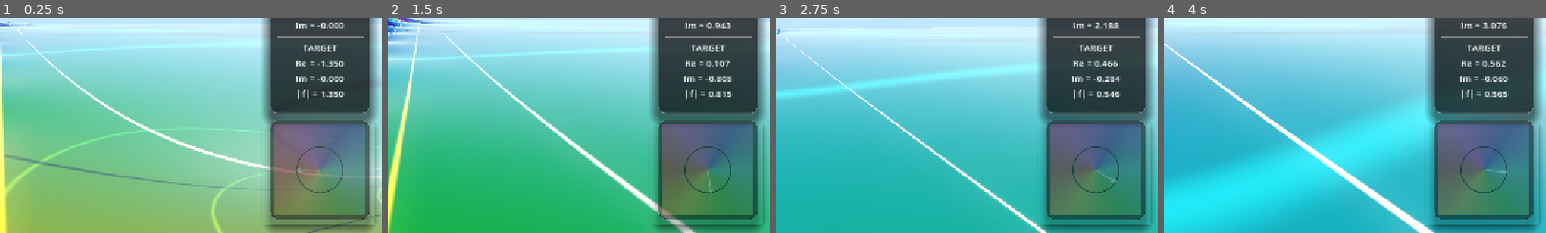
Above: before the commit, frames 1-4 (left to right).
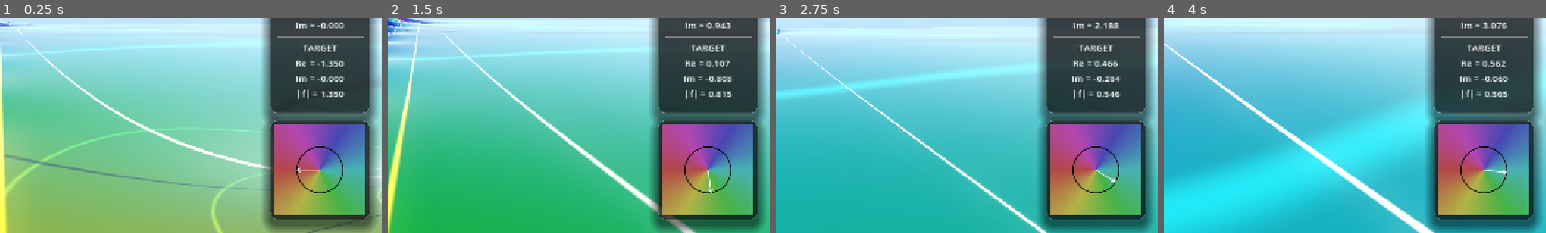
Above: after the commit, the same moments.

Repository: allanino/complex-functions-explorer
Game: Godot game, scene res://scenes/main.tscn
Two runs of this game, one before a commit and one after it. Both use one fixed random seed, a clock stepped at 60 frames per second and the inputs below.
Inputs (mouse positions are % of the whole screen's width and height, from its top left):
- Up to frame 1 (0.25 s): no input
- Up to frame 2 (1.5 s): tap Enter at 0.5 s; move the mouse to (55, 50) at 0.52 s; hold W (move_forward) from 0.53 s (still down); tap G at 0.6 s; tap Space at 0.77 s; move the mouse to (45, 50) at 1.27 s; tap N at 1.35 s
- Up to frame 3 (2.75 s): keep holding W (move_forward); tap Space at 1.52 s; move the mouse to (52, 48) at 2.02 s; tap C at 2.1 s
- Up to frame 4 (4 s): keep holding W (move_forward); move the mouse to (49, 52) at 2.77 s; tap Shift at 2.85 s; tap Space at 3.02, 3.77 s; move the mouse to (57, 51) at 3.52 s; hold Ctrl from 3.53 s (still down)
The pictures show only the part of the screen within x 50-100%, y 50-100%; the shares and areas given below are measured in that part.

The runs differ from the first frame. In frame 1, 14% of the frame differs, in the area x 68-98%, y 47-96%; in frame 2, 14%; in frame 3, 14%; in frame 4, 14%.

Commit message:
fix: HUD complex plane aspect ratio and transparency
- Wrap ComplexPanel in an AspectRatioContainer to maintain 1:1 ratio.
- Set complex plane shader alpha to 1.0 to avoid double transparency.
- Update scripts/hud.gd with new node paths.

Co-authored-by: allanino <5325241+allanino@users.noreply.github.com>

Diff:
--- a/scenes/hud.tscn
+++ b/scenes/hud.tscn
@@ -299,20 +299,23 @@
 |f| = 0.000"
 horizontal_alignment = 1
 
-[node name="ComplexPanel" type="PanelContainer" parent="Control/HUDStack"]
+[node name="ComplexAspect" type="AspectRatioContainer" parent="Control/HUDStack"]
 custom_minimum_size = Vector2(0, 150)
 layout_mode = 2
+ratio = 1.0
+
+[node name="ComplexPanel" type="PanelContainer" parent="Control/HUDStack/ComplexAspect"]
+layout_mode = 2
 theme_override_styles/panel = SubResource("StyleBoxFlat_glass")
-clip_children = 2
-
-[node name="MarginContainer" type="MarginContainer" parent="Control/HUDStack/ComplexPanel"]
+
+[node name="MarginContainer" type="MarginContainer" parent="Control/HUDStack/ComplexAspect/ComplexPanel"]
 layout_mode = 2
 theme_override_constants/margin_left = 5
 theme_override_constants/margin_top = 5
 theme_override_constants/margin_right = 5
 theme_override_constants/margin_bottom = 5
 
-[node name="ComplexPlane" type="ColorRect" parent="Control/HUDStack/ComplexPanel/MarginContainer"]
+[node name="ComplexPlane" type="ColorRect" parent="Control/HUDStack/ComplexAspect/ComplexPanel/MarginContainer"]
 material = SubResource("ShaderMaterial_1")
 mouse_filter = 2
 layout_mode = 2
--- a/scripts/hud.gd
+++ b/scripts/hud.gd
@@ -1,9 +1,9 @@
 extends CanvasLayer
 
 @export var player: Node3D
-@onready var complex_panel = $Control/HUDStack/ComplexPanel
+@onready var complex_panel = $Control/HUDStack/ComplexAspect
 @onready var info_panel = $Control/HUDStack/InfoPanel
-@onready var complex_rect = $Control/HUDStack/ComplexPanel/MarginContainer/ComplexPlane
+@onready var complex_rect = $Control/HUDStack/ComplexAspect/ComplexPanel/MarginContainer/ComplexPlane
 @onready var domain_label = $Control/HUDStack/InfoPanel/MarginContainer/VBox/DomainLabel
 @onready var target_label = $Control/HUDStack/InfoPanel/MarginContainer/VBox/TargetLabel
 @onready var zeros_panel = $Control/HUDStack/ZerosPanel
--- a/shaders/hud_complex_plane.gdshader
+++ b/shaders/hud_complex_plane.gdshader
@@ -54,5 +54,5 @@
         color = mix(color, vec3(1.0), arrow_mask);
     }
 
-    COLOR = vec4(color, 0.5);
+    COLOR = vec4(color, 1.0);
 }
